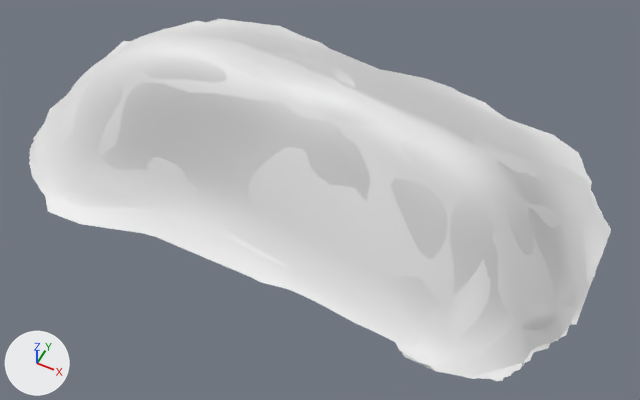
Before and after pictures for a commit that changed the FBX model addons/trenches/Assets/Structures/Military/Fortifications/Trenches/TrenchSegment/ACE_TrenchSegment_01_short.fbx.
Rendered twice from a 50 mm lens placed at (2.81, -5.51, 5.91), pointed at (0.32, -0.52, -0.33). The axes (+X, +Y, +Z) are drawn at lower left. The lights are the same throughout. Objects named as collision shapes, trigger or cutter boxes, shadow casters or lower levels of detail are left out. Where no turn or scale is listed for an object, it has been applied to the vertices.

Before the edit, the objects in view are built like this:
```python
me_plane_004 = bpy.data.meshes.new('Plane.004')
me_plane_004.from_pydata(...)  # 92 vertices, 129 faces; spans x -2.87..2.87, y -3.53..-0.03, z -0.53..1.06
me_plane_004.materials.append(mat_terrainmat)  # white #e7e7e7
me_plane_005 = bpy.data.meshes.new('Plane.005')
me_plane_005.from_pydata(...)  # 2613 vertices, 5041 faces; spans x -2.86..2.87, y -0.49..1.04, z 0.03..3.53
me_plane_005.materials.append(mat_terrainmat)  # white #e7e7e7
ob_halftrench_lod0 = bpy.data.objects.new('HalfTrench_LOD0', me_plane_005)
ob_halftrench_lod0.location = (0.0, 1.84, 0.0)
ob_halftrench_lod0.rotation_euler = (1.571, 0.0, 0.0)  # degrees (90, 0, 0)
ob_utm_halftrench = bpy.data.objects.new('UTM_HalfTrench', me_plane_004)
ob_utm_halftrench.location = (0.0, 1.84, 0.0)
```
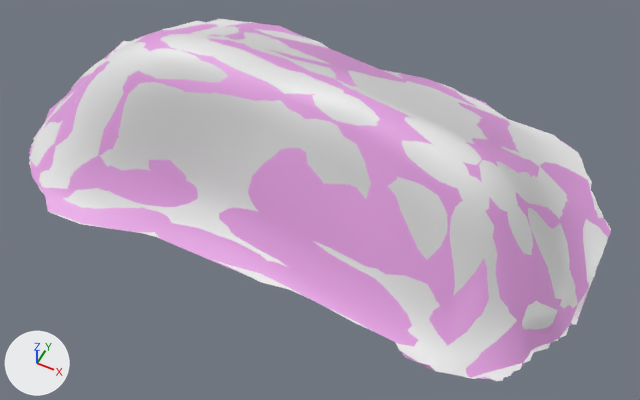
The change, as a diff of the scene's bpy script:
```diff
--- a/addons/trenches/Assets/Structures/Military/Fortifications/Trenches/TrenchSegment/ACE_TrenchSegment_01_short.fbx.py
+++ b/addons/trenches/Assets/Structures/Military/Fortifications/Trenches/TrenchSegment/ACE_TrenchSegment_01_short.fbx.py
@@ mat_dirt_c3691f2d8fe0234f @@
+mat_dirt_c3691f2d8fe0234f = principled_material('dirt_C3691F2D8FE0234F')
+mat_dirt_c3691f2d8fe0234f.base_color = (0.767, 0.348, 0.747)  # pink #e39fe0
@@ me_plane_004 @@
 me_plane_004.from_pydata(...)  # 92 vertices, 129 faces; spans x -2.87..2.87, y -3.53..-0.03, z -0.53..1.06
-me_plane_004.materials.append(mat_terrainmat)  # white #e7e7e7
+me_plane_004.materials.append(mat_dirt_c3691f2d8fe0234f)  # pink #e39fe0
```

Boxes [x1, y1, x2, y2] around the edits, measured in the pictures (640 x 400 px):
'UTM_HalfTrench', recoloured (white to pink): [29, 21, 611, 379] in both
